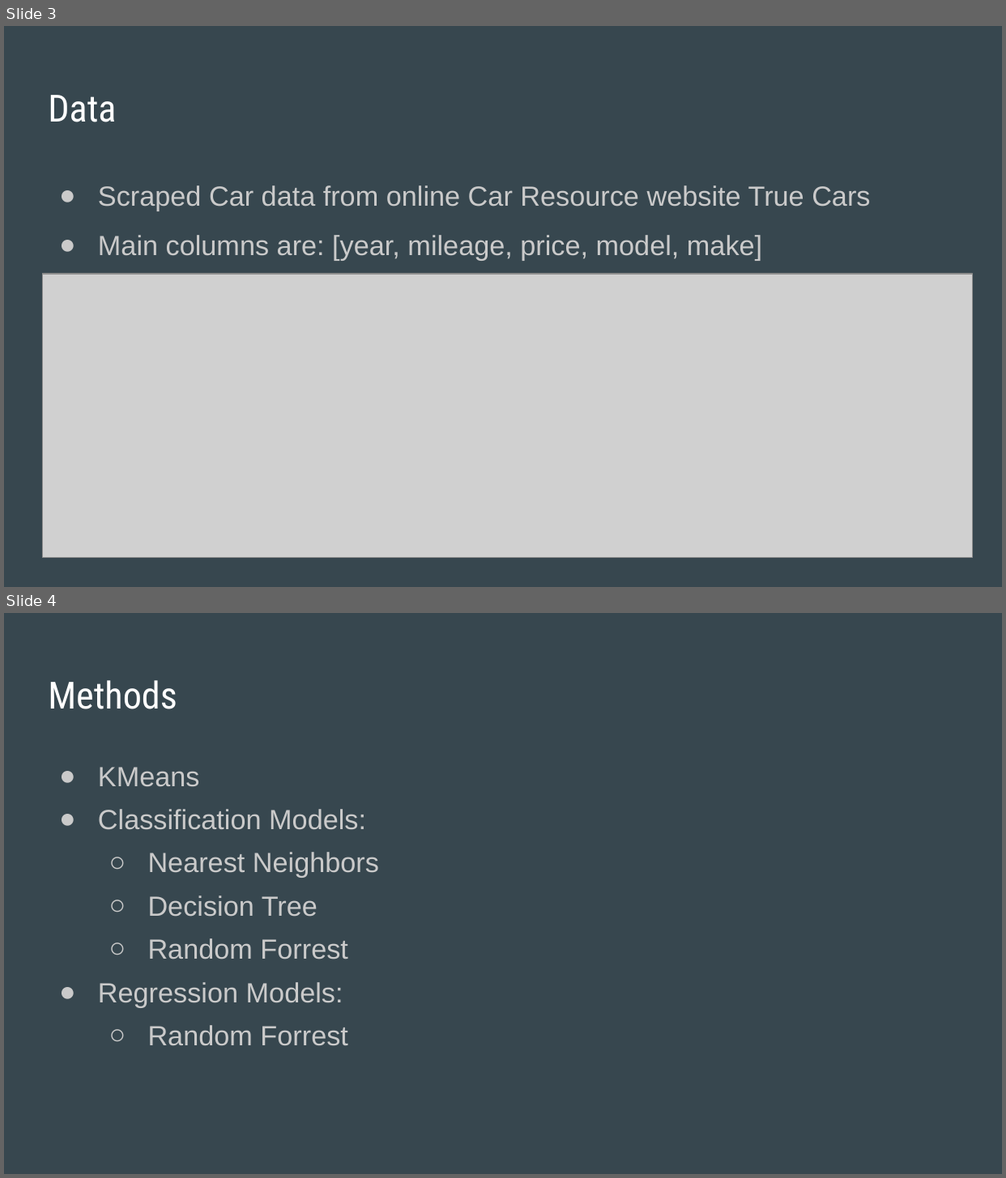
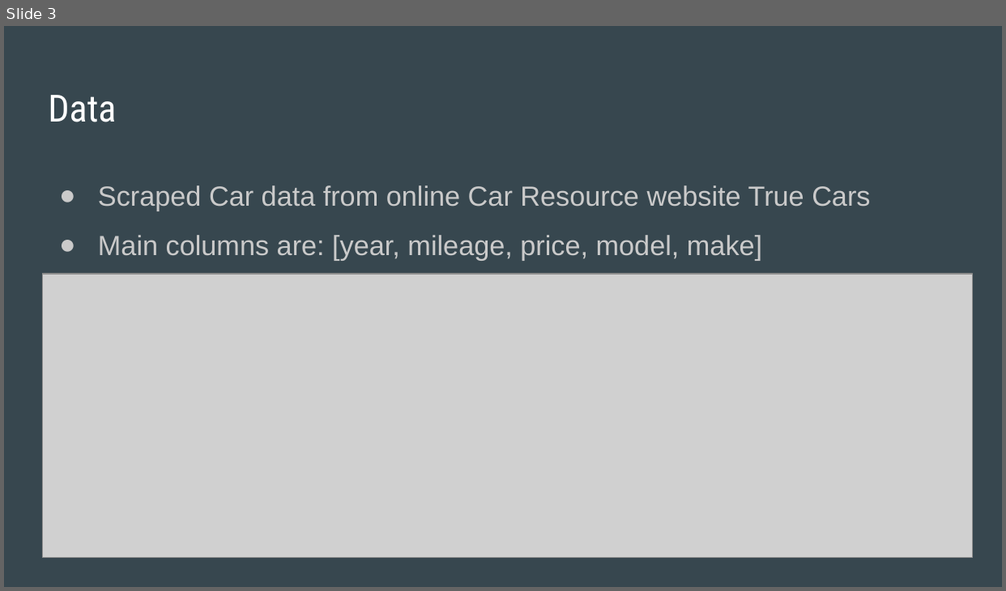
Before and after one commit to cmpe255-orion/car-price-prediction, a slide deck: documentation/Project Powerpoint.pptx. Shown one above the other, each under a label of ours: slides 3 and 4 before the commit, slide 3 after it. The pictures are 1006x1178 and 1006x591 pixels, drawn with LibreOffice and Linux fonts; fonts in the diff are those of the drawing; grey boxes stand for pictures. Boxes give left, top, right and bottom in pixels: in the first picture for what was removed or moved away, otherwise in the second. Text is boxed around its words. In the diff, an @@ line names an element or a change of style, - is before the commit and + after.

```diff
--- a/documentation/Project Powerpoint.pptx
+++ b/documentation/Project Powerpoint.pptx
@@ slide 4 removed at bbox=[4, 613, 1002, 1174], background #37474F @@
@@ title removed at bbox=[48, 680, 177, 709] @@
-Methods
@@ text removed at bbox=[98, 767, 379, 1046] @@
-● KMeans
-● Classification Models:
-  ○ Nearest Neighbors
-  ○ Decision Tree
-  ○ Random Forrest
-● Regression Models:
-  ○ Random Forrest
```
Also in this commit, not shown: 1 slide changed, 2 slides added, 1 other slide removed, 1 other file.
